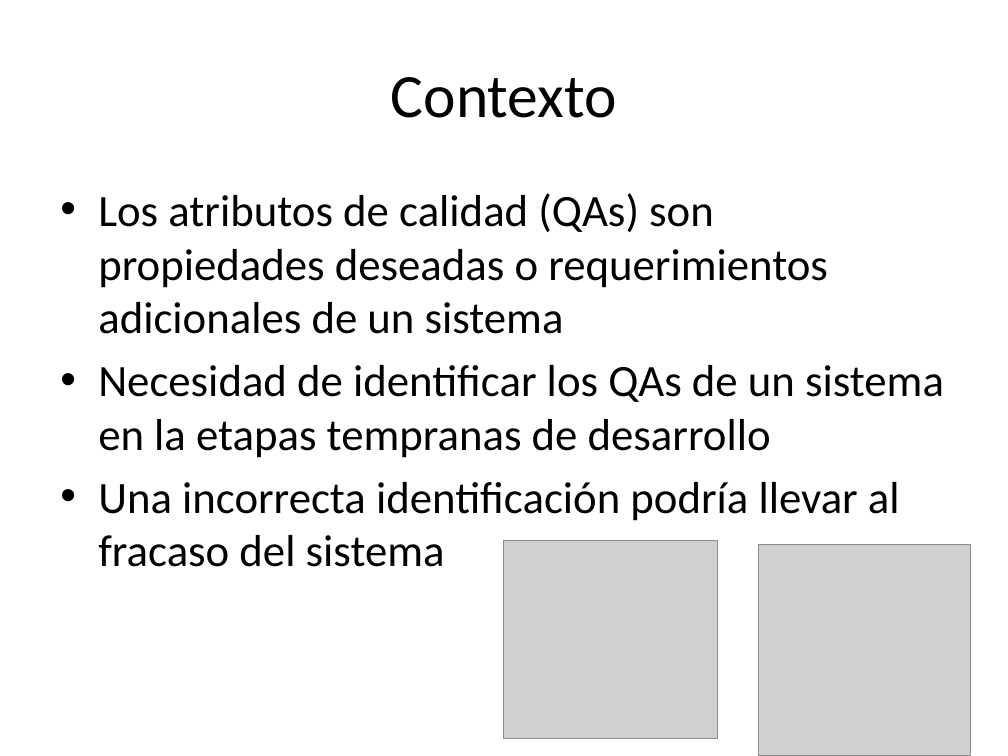
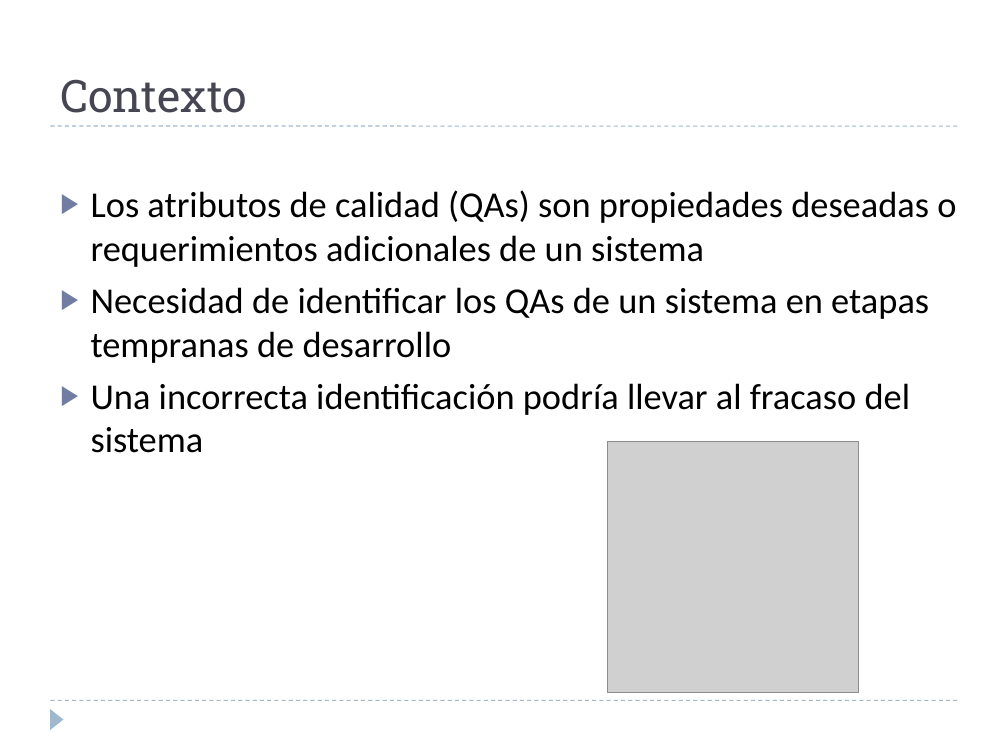
Before and after one commit to alejandrorago/qatesis2, a slide deck: slide 4 of Capitulos Finales/filiminasPeladas.pptx (slide 3 before the commit). Drawn at 1008x756 pixels with LibreOffice and Linux fonts; fonts in the diff are those of the drawing; grey boxes stand for pictures. Boxes give left, top, right and bottom in pixels: in the first picture for what was removed or moved away, otherwise in the second. Text is boxed around its words. In the diff, an @@ line names an element or a change of style, - is before the commit and + after.

```diff
--- a/Capitulos Finales/filiminasPeladas.pptx
+++ b/Capitulos Finales/filiminasPeladas.pptx
@@ title "Contexto": place and size @@
-title "Contexto" at (391, 77, 617, 118)
+title "Contexto" at (60, 79, 247, 113)
@@ title "Contexto" at (60, 79, 247, 113): size 44 to 32 pt, font Calibri to Roboto Slab, text colour #000000 to #464653; alignment centre to left; vertical alignment middle to bottom @@
@@ line added from (50, 126) to (958, 126), #9FB8CD 0.75 pt dashed @@
@@ text at (91, 190, 956, 453): size 32 to 26 pt in "Los atributos de calidad (QAs) son propiedades ...", "Una incorrecta identificación podría llevar al fracaso ..."; bullet • to ▶ @@
@@ text at (91, 287, 929, 363): text changed; size 32 to 26 pt @@
-• Necesidad de identificar los QAs de un sistema en la etapas tempranas de desarrollo
+▶ Necesidad de identificar los QAs de un sistema en etapas tempranas de desarrollo
@@ picture: place and size @@
-picture at (759, 544, 971, 756)
+picture at (607, 442, 858, 692)
@@ picture removed at (504, 540, 718, 739) @@
@@ line added from (50, 701) to (958, 701), #9FB8CD 0.75 pt dashed @@
@@ triangle added at (50, 709, 64, 730), fill #9FB8CD @@
```
Also in this commit, not shown: 23 other slides changed, 1 slide added.
